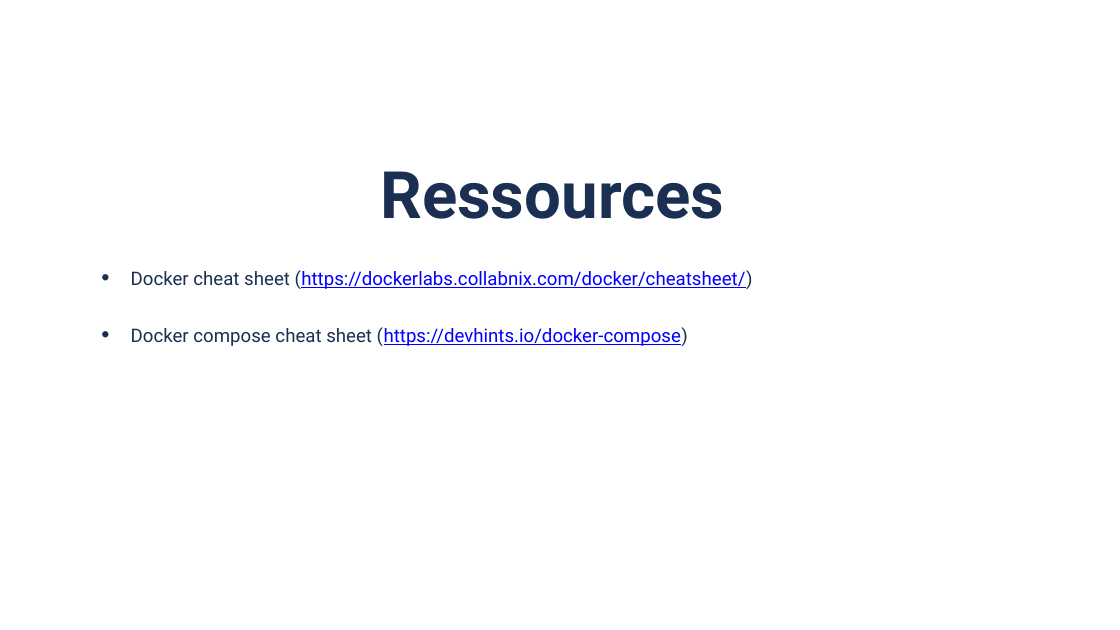
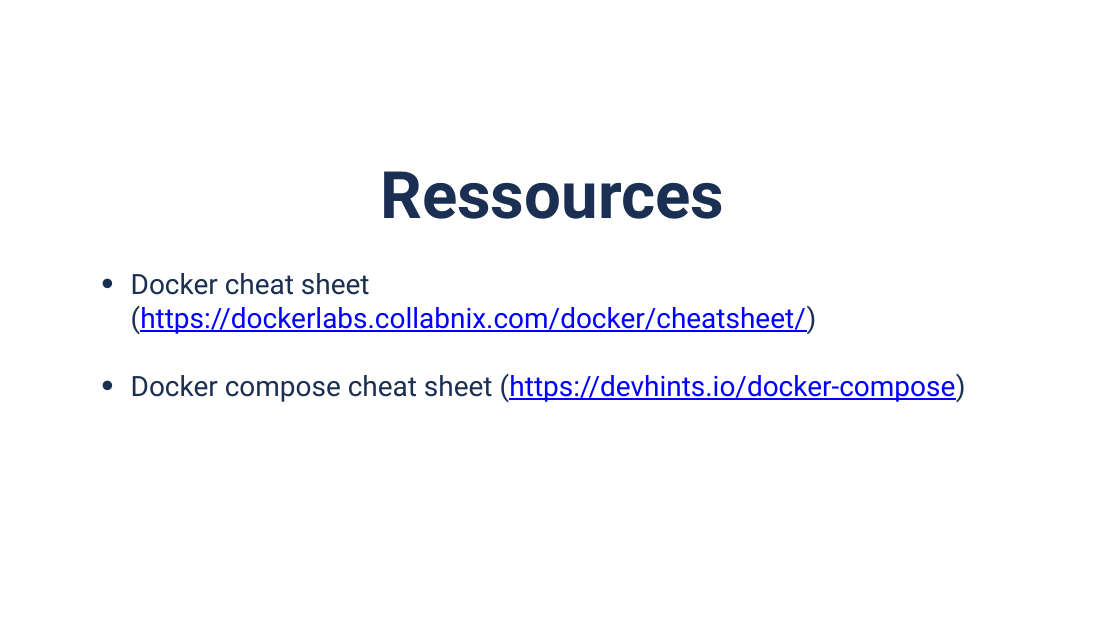
Before and after one commit to Sioul-DLC/nx-docker, a slide deck: slide 10 of presentation/docker.pptx. Drawn at 1120x630 pixels with LibreOffice and Linux fonts; fonts in the diff are those of the drawing; background and template pictures are left out. Boxes give left, top, right and bottom in pixels: in the first picture for what was removed or moved away, otherwise in the second. Text is boxed around its words. In the diff, an @@ line names an element or a change of style, - is before the commit and + after.

```diff
--- a/presentation/docker.pptx
+++ b/presentation/docker.pptx
@@ text "Docker cheat sheet (https://dockerlabs.collabnix.com/docker/ ..." at (131, 273, 966, 402): size 32 to 48 pt @@
```
Also in this commit, not shown: 5 other slides changed.
